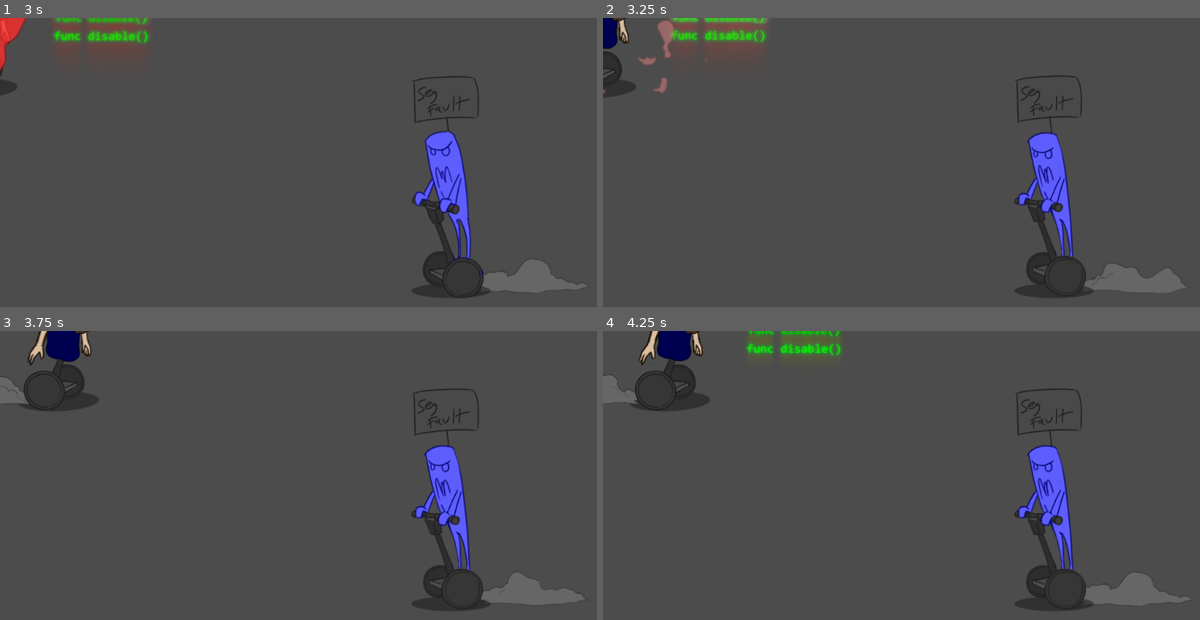
Above: before the commit, frames 1-4 (two rows, left to right).
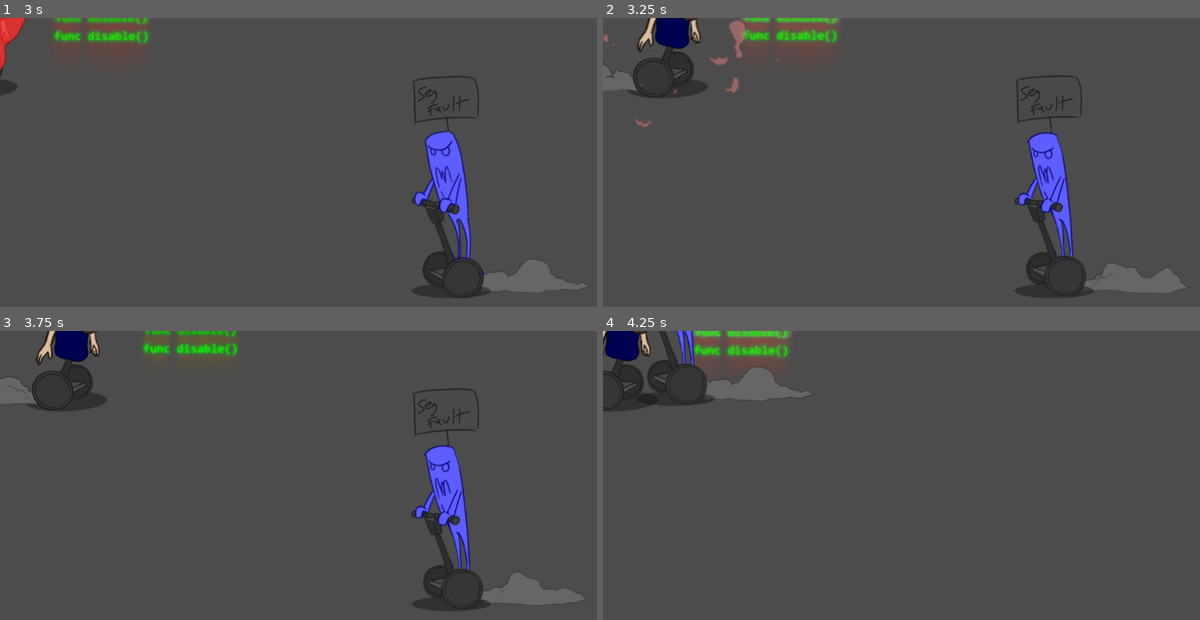
Above: after the commit, the same moments.

Repository: Alexander-Hjelm/bearded-programmer-sven
Game: Godot game, scene res://MainScene.tscn
The game is run twice, just before and just after one commit, with the same random seed, the same clock (stepped at 60 frames per second) and the same inputs.
Inputs:
- Up to frame 1 (3 s): hold U 0.53-1.28 s; tap H at 1.35, 2.85 s; hold U 2.03-2.78 s
- Up to frame 2 (3.25 s): no input
- Up to frame 3 (3.75 s): hold U from 3.53 s (still down)
- Up to frame 4 (4.25 s): keep holding U

Frame 1 is identical in both runs. In frame 2, 4.7% of the frame differs, in the area x 0-40%, y 0-38%; in frame 3, 1.9%; in frame 4, 9.4%, in the area x 0-99%, y 0-97%.

Commit message:
Send Attack and Hurt animation states

Diff:
--- a/Scenes/Actor/AnimatedActor.gd
+++ b/Scenes/Actor/AnimatedActor.gd
@@ -1,4 +1,4 @@
-extends Node2D
+class_name AnimatedActor extends Node2D
 
 export var is_activated = true
 
--- a/Script/character.gd
+++ b/Script/character.gd
@@ -137,6 +137,9 @@
 	var weapon_name: String = _item_names_by_slot["Weapon"]
 	return item_database.items[weapon_name]
 
+func get_stat_keys() -> Array:
+	return _base_stats.keys()
+
 func get_element_attack(element: int) -> float:
 	return get_current_value_for_stat("element_attack_" + str(ElementDatabase.Element.keys()[element]))
 
--- a/Script/combat_manager.gd
+++ b/Script/combat_manager.gd
@@ -10,10 +10,19 @@
 # Type: <Character, float>
 var _character_timers: Dictionary
 
+var _queued_target_character: Character
+
+var _ticking_active: bool = true
+var _hurt_timer: Timer
+
 func _init():
 	# Initialize team structures
 	_characters_by_team[0] = []
 	_characters_by_team[1] = []
+
+	_hurt_timer = Timer.new()
+	add_child(_hurt_timer)
+	_hurt_timer.connect("timeout", self, "on_hurt_timer_timeout")
 
 func create_combat_encounter(characters_team_0: Array, characters_team_1: Array):
 	for character in characters_team_0:
@@ -38,8 +47,12 @@
 
 func tick():
 	for character in _characters_by_team[0]:
+		if not _ticking_active:
+			return
 		tick_character(character, 0)
 	for character in _characters_by_team[1]:
+		if not _ticking_active:
+			return
 		tick_character(character, 1)
 
 func tick_character(character: Character, team: int):
@@ -67,4 +80,25 @@
 	for effect in item.get_inflicted_effects():
 		target_character.add_effect(effect, item.get_element(), src_element_attack)
 
-	print(target_character.get_name() + " now has hp: " + str(target_character.get_current_value_for_stat("hp")))
+	# Play attack animation on the associated visual node
+	_visual_character_representations[src_character].change_anim_state(AnimatedActor.anim_state_types.ATTACK)
+
+	_queued_target_character = target_character
+	_hurt_timer.set_wait_time(1.0)
+	_hurt_timer.start()
+
+	_ticking_active = false
+
+func on_hurt_timer_timeout():
+	var animated_actor = _visual_character_representations[_queued_target_character]
+	animated_actor.change_anim_state(AnimatedActor.anim_state_types.HURT)
+
+	# Update the animated actor with new stats
+	for stat in _queued_target_character.get_stat_keys():
+		animated_actor.set_stat(stat, _queued_target_character.get_current_value_for_stat(stat))
+
+	_ticking_active = true
+
+	print(_queued_target_character.get_name() + " now has hp: " + str(_queued_target_character.get_current_value_for_stat("hp")))
+
+	_queued_target_character = null
--- a/project.godot
+++ b/project.godot
@@ -9,6 +9,11 @@
 config_version=4
 
 _global_script_classes=[ {
+"base": "Node2D",
+"class": "AnimatedActor",
+"language": "GDScript",
+"path": "res://Scenes/Actor/AnimatedActor.gd"
+}, {
 "base": "Reference",
 "class": "Character",
 "language": "GDScript",
@@ -45,6 +50,7 @@
 "path": "res://Script/item_database.gd"
 } ]
 _global_script_class_icons={
+"AnimatedActor": "",
 "Character": "",
 "CharacterDatabase": "",
 "CombatManager": "",
